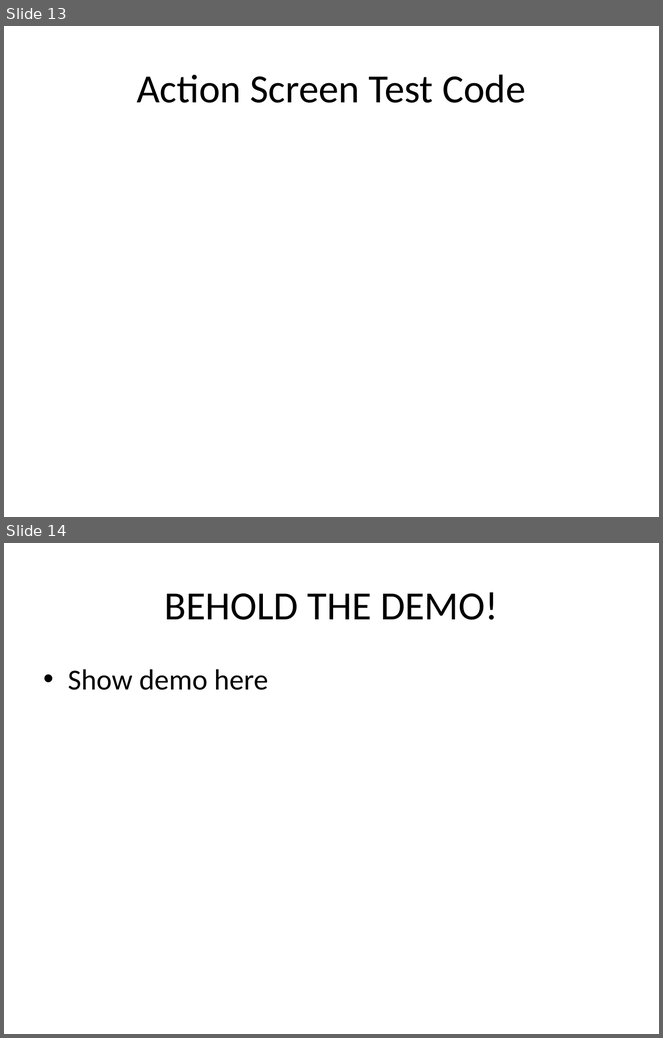
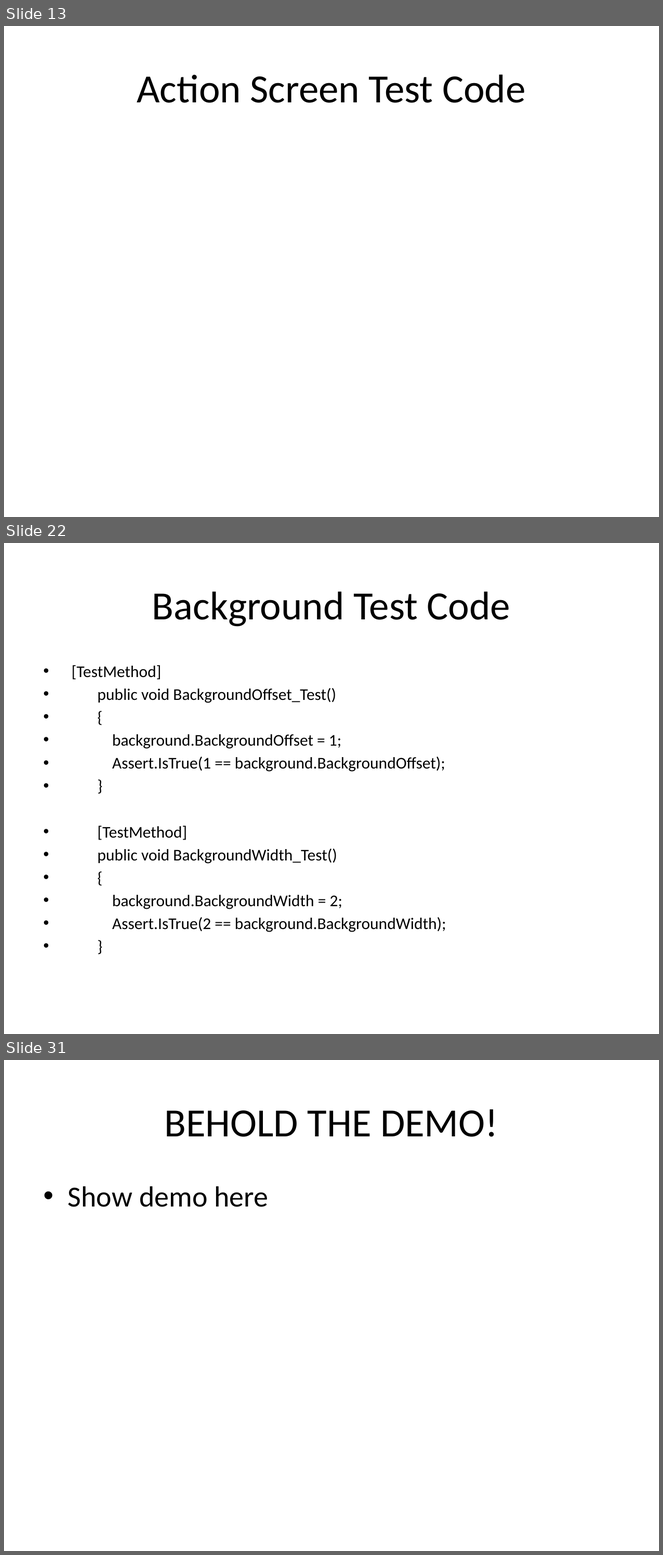
Before and after one commit to csce3513/Team15, a slide deck: Project Starfighter 1.0.pptx. Shown one above the other, each under a label of ours: slides 13 and 14 before the commit, slides 13, 22 and 31 after it; the slides between them are not shown. The pictures are 663x1038 and 663x1555 pixels, drawn with LibreOffice and Linux fonts; fonts in the diff are those of the drawing; background and template pictures are left out. Boxes give left, top, right and bottom in pixels: in the first picture for what was removed or moved away, otherwise in the second. Text is boxed around its words. In the diff, an @@ line names an element or a change of style, - is before the commit and + after.

```diff
--- a/Project Starfighter 1.0.pptx
+++ b/Project Starfighter 1.0.pptx
@@ slide 22 added at [4,543,659,1034], background picture (left out) @@
@@ title added at [152,591,510,627], 44 pt, text #000000 @@
+Background Test Code
@@ text added at [72,665,447,932], 18 pt, text #000000 @@
+• [TestMethod]
+• public void BackgroundOffset_Test()
+• {
+• background.BackgroundOffset = 1;
+• Assert.IsTrue(1 == background.BackgroundOffset);
+• }
+• [TestMethod]
+• public void BackgroundWidth_Test()
+• {
+• background.BackgroundWidth = 2;
+• Assert.IsTrue(2 == background.BackgroundWidth);
+• }
@@ what was slide 14 is now slide 31 @@
```
Also in this commit, not shown: 16 other slides added.
